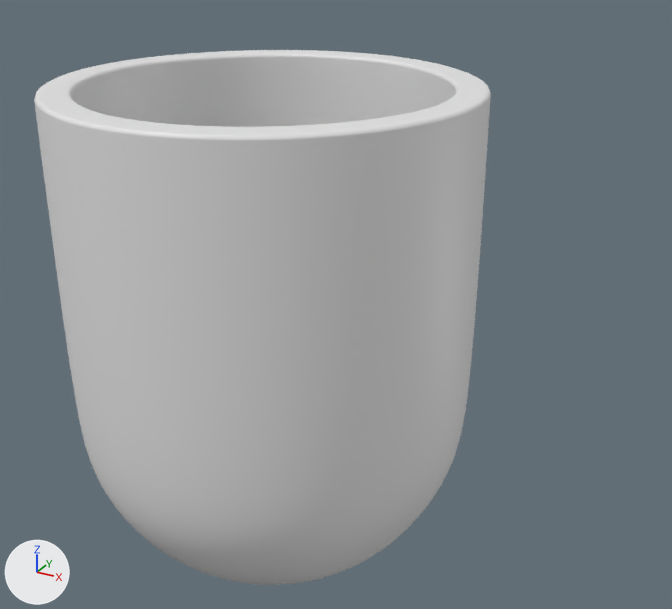
The Blender file BasicSht/TutorialSht/session270325.blend as it was, and as the next commit left it.
Rendered twice from a 50 mm camera at (2.26, -3.46, 2.25) aimed at (0.32, 0.06, 0.49). The lights are fixed; the arrows at lower left show +X, +Y and +Z.

In view in the first picture: 'Roundcube'.
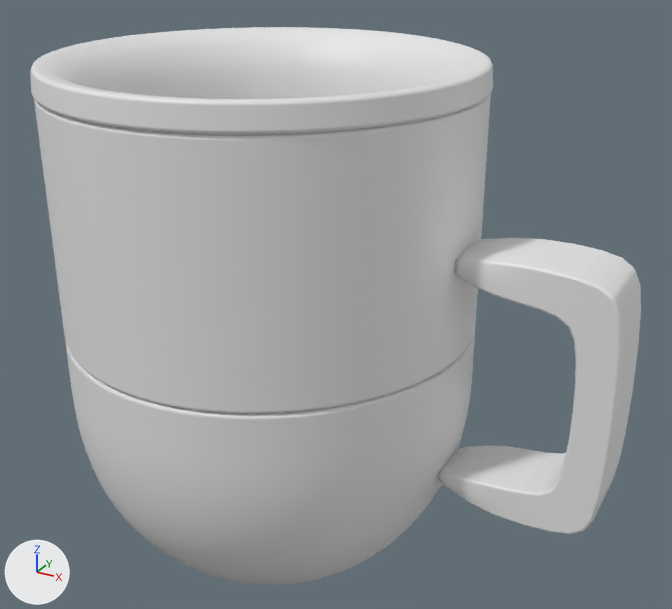
Changed parts and their boxes (x1, y1, x2, y2) in the pictures (672 x 609 px):
'Roundcube.001', added
    after: (30, 27, 493, 135)
'Cube', added
    after: (438, 238, 641, 535)

What changed in the scene script:
```text
Add me_cube_001:
    me_cube_001.from_pydata(...)  # 36 vertices, 34 faces; spans x 1.044..1.863, y -0.176..0.185, z -0.254..0.949
    me_cube_001.polygons.foreach_set('use_smooth', [True] * 34)
Add me_roundcube_001:
    me_roundcube_001.from_pydata(...)  # 89 vertices, 80 faces; spans x -1.01..1.01, y -1.01..1.01, z -0.8..1.5
    me_roundcube_001.polygons.foreach_set('use_smooth', [True] * 80)
Add ob_cube:
    ob_cube = bpy.data.objects.new('Cube', me_cube_001)
    ob_cube.location = (-0.173, 0.0, 0.0)
    _vg = ob_cube.vertex_groups.new(name='Group')
    _vg.add([0, 1, 2, 3, 4, 5, 6, 7, 24, 25, 26, 27], 1.0, 'REPLACE')
    _m = ob_cube.modifiers.new('Subdivision', 'SUBSURF')
    _m.levels = 0
    _m.render_levels = 3
    _m = ob_cube.modifiers.new('Bevel', 'BEVEL')
    _m.width = 0.02
    _m.width_pct = 0.02
    _m.segments = 2
    _m.harden_normals = True
    _m = ob_cube.modifiers.new('Shrinkwrap', 'SHRINKWRAP')
    _m.wrap_method = 'PROJECT'
    _m.target = ob_roundcube
    _m.vertex_group = 'Group'
    _m.use_project_x = True
Add ob_roundcube_001:
    ob_roundcube_001 = bpy.data.objects.new('Roundcube.001', me_roundcube_001)
    ob_roundcube_001.location = (0.0, 0.0, 0.0)
    _m = ob_roundcube_001.modifiers.new('Subdivision', 'SUBSURF')
    _m.levels = 2
    _m = ob_roundcube_001.modifiers.new('Solidify', 'SOLIDIFY')
    _m.thickness = 0.12
    _m = ob_roundcube_001.modifiers.new('Bevel', 'BEVEL')
    _m.width = 0.02
    _m.width_pct = 0.02
    _m.segments = 2
    _m.harden_normals = True
```
